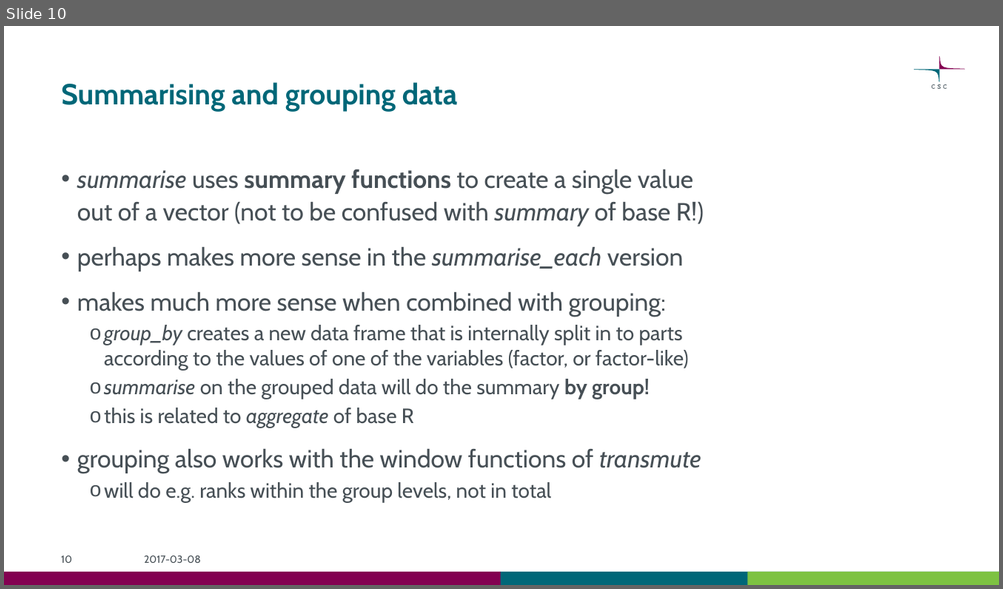
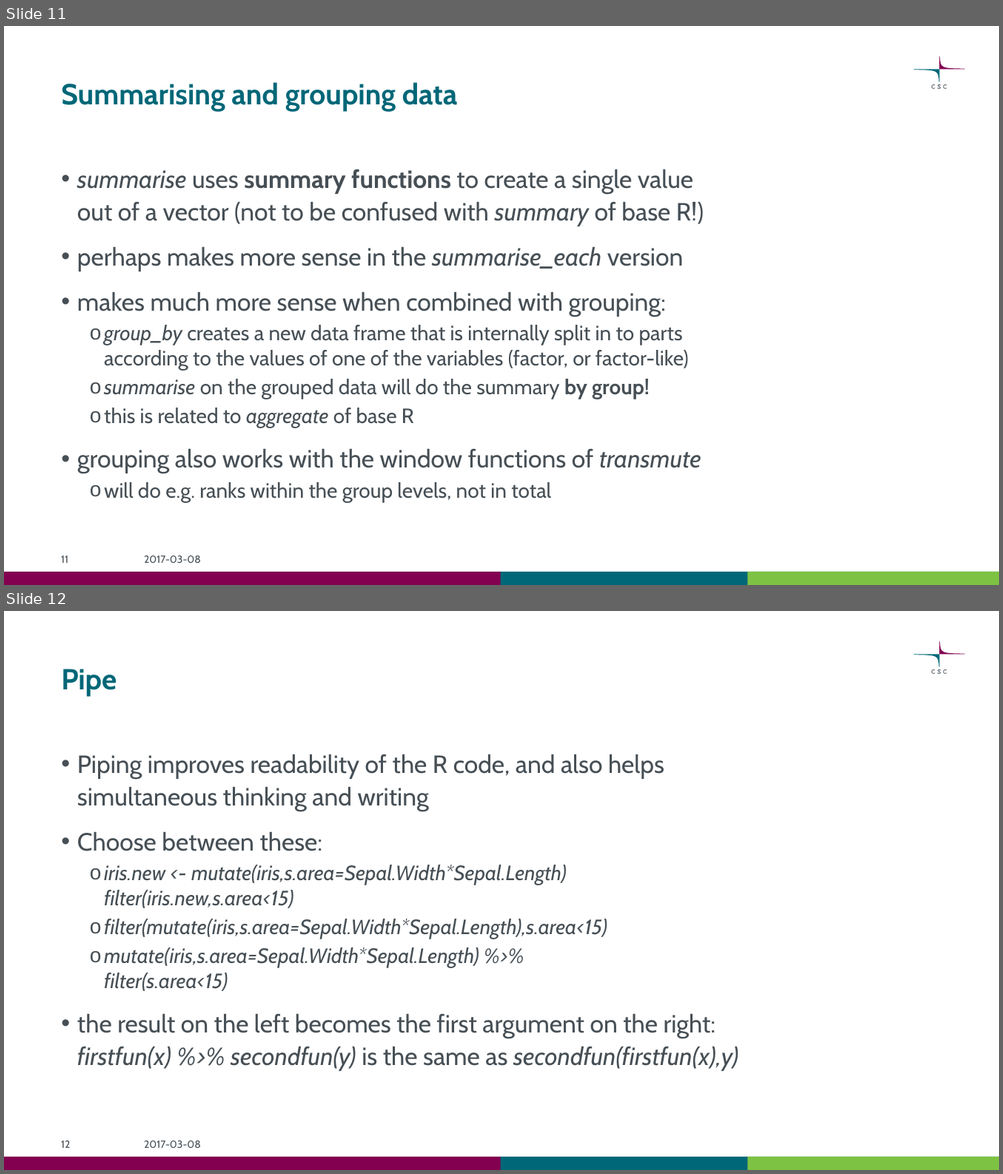
Before and after one commit to csc-training/wrangling-with-R, a slide deck: wrangling_with_r.pptx. Shown one above the other, each under a label of ours: slide 10 before the commit, slides 11 and 12 after it. The pictures are 1003x589 and 1003x1174 pixels, drawn with LibreOffice and Linux fonts; fonts in the diff are those of the drawing. Boxes give left, top, right and bottom in pixels: in the first picture for what was removed or moved away, otherwise in the second. Text is boxed around its words. In the diff, an @@ line names an element or a change of style, - is before the commit and + after.

```diff
--- a/wrangling_with_r.pptx
+++ b/wrangling_with_r.pptx
@@ slide 12 added at (x1=4, y1=611, x2=999, y2=1170), background #FFFFFF; not listed: 6 template elements that a slide beside it also shows @@
@@ title added at (x1=61, y1=669, x2=116, y2=696), 28 pt, text #006778, bold @@
+Pipe
@@ text added at (x1=77, y1=755, x2=738, y2=1071), 24 pt, text #465055, italic @@
+• Piping improves readability of the R code, and also helps simultaneous thinking and writing
+• Choose between these:
+  o iris.new <- mutate(iris,s.area=Sepal.Width*Sepal.Length)
+    filter(iris.new,s.area<15)
+  o filter(mutate(iris,s.area=Sepal.Width*Sepal.Length),s.area<15)
+  o mutate(iris,s.area=Sepal.Width*Sepal.Length) %>%
+    filter(s.area<15)
+• the result on the left becomes the first argument on the right:
+  firstfun(x) %>% secondfun(y) is the same as secondfun(firstfun(x),y)
@@ page number added at (x1=61, y1=1141, x2=70, y2=1148), 10 pt, text #465055 @@
+12
@@ text added at (x1=144, y1=1141, x2=201, y2=1148), 10 pt, text #465055 @@
+2017-03-08
@@ what was slide 10 is now slide 11 @@
@@ page number at (x1=61, y1=556, x2=68, y2=563): text changed @@
-10
+11
```
Also in this commit, not shown: 5 slides changed, 1 other slide added, 1 other file.
